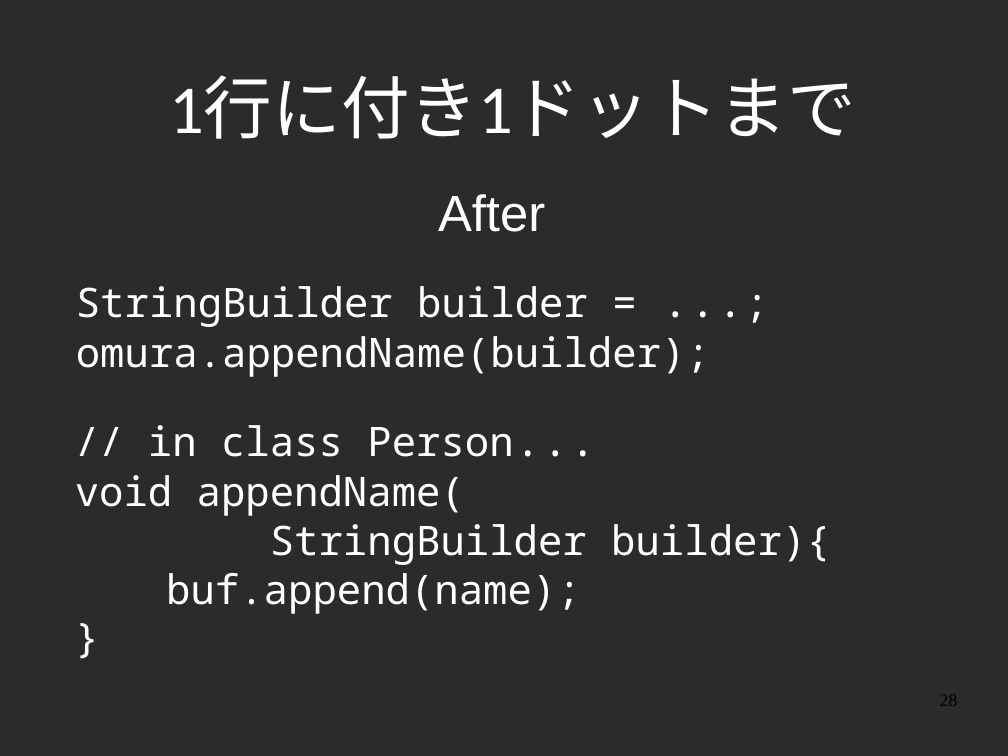
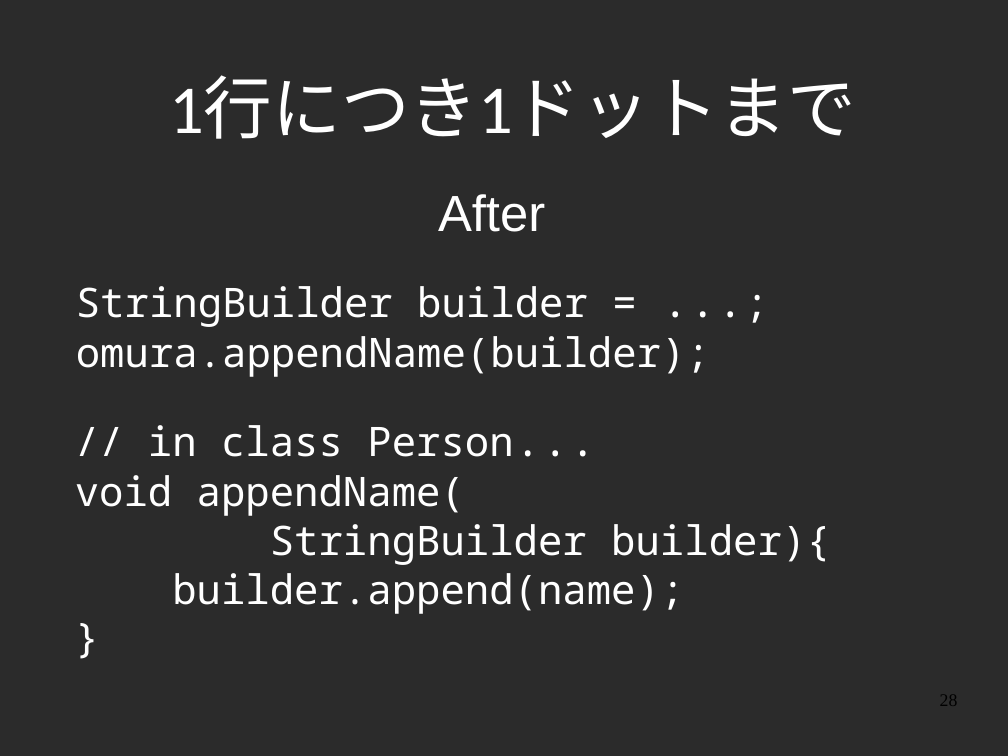
Before and after one commit to yojik/yojik-lib, a slide deck: slide 28 of 2009devsumi/oo_exercise/doc/devsum.odp. Drawn at 1008x756 pixels with LibreOffice and Linux fonts; fonts in the diff are those of the drawing; background and template pictures are left out; a plain dark background stands for a picture behind light text. Boxes give left, top, right and bottom in pixels: in the first picture for what was removed or moved away, otherwise in the second. Text is boxed around its words. In the diff, an @@ line names an element or a change of style, - is before the commit and + after.

```diff
--- a/2009devsumi/oo_exercise/doc/devsum.odp
+++ b/2009devsumi/oo_exercise/doc/devsum.odp
@@ title at (169,76,856,139): text changed @@
-1行に付き1ドットまで
+1行につき1ドットまで
@@ text at (172,573,684,614): text changed @@
-buf.append(name);
+builder.append(name);
```
Also in this commit, not shown: 12 other slides changed, 1 slide added, 1 slide removed, 2 other files.
